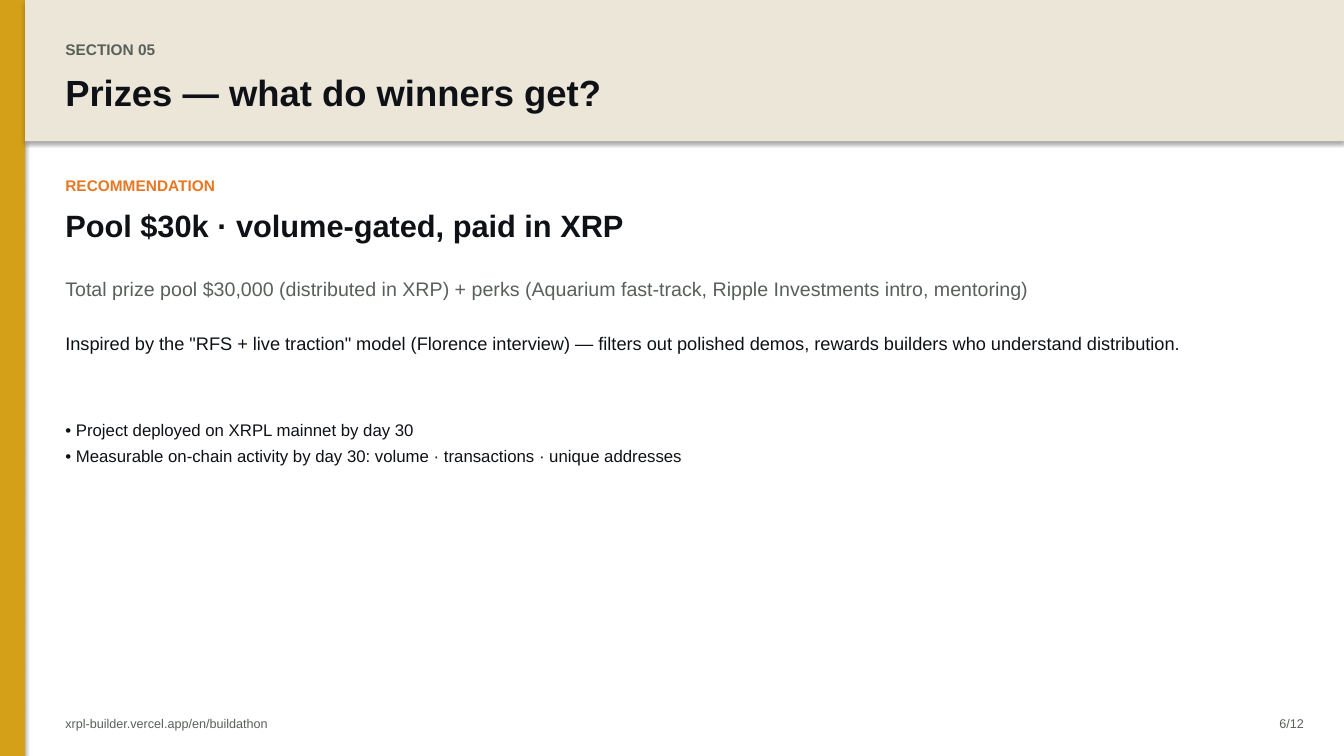
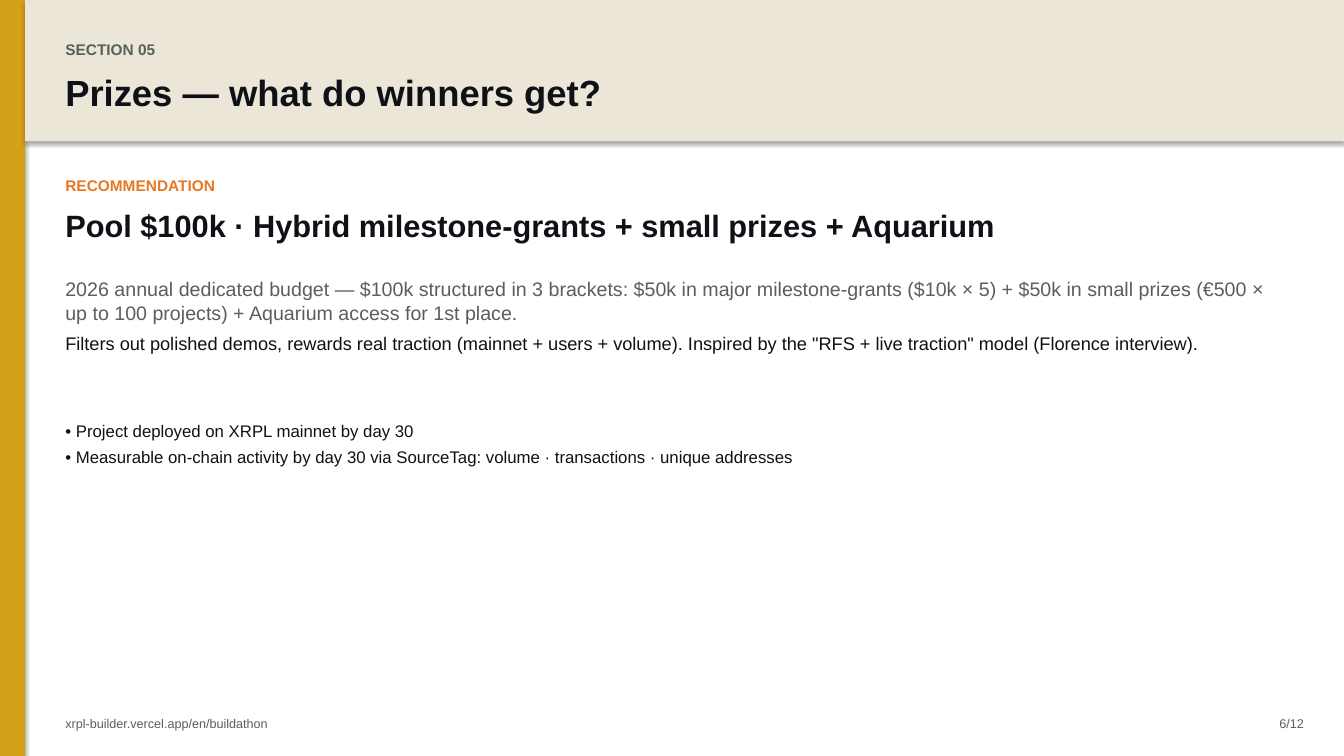
Before and after one commit to AurelienBg/xrpl-builder, a slide deck: slide 7 of buildathon-deck-en.pptx. Drawn at 1344x756 pixels with LibreOffice and Linux fonts; fonts in the diff are those of the drawing. Boxes give left, top, right and bottom in pixels: in the first picture for what was removed or moved away, otherwise in the second. Text is boxed around its words. In the diff, an @@ line names an element or a change of style, - is before the commit and + after.

Commit message:
feat(buildathon): apply comité decisions May 13, 2026
Major refactor across Sections 00, 01, 04, 05, 11, 12 + regenerate .pptx decks.

Section 01 (Name):
- Main proposal: "Buildathon 30^x" (was "Building zone")
- "Building zone" removed entirely from the alternatives
- "Buildathon 30x30" removed (became 30^x as main)
- Remaining alternatives: Buildathon (generic) · ChallengeX

Section 04 (Registry):
- Added realistic ambition target to green banner: "a few hundred to ~1000 users" per project on mainnet by day 30
- Decision attribution: committee May 13, 2026

Section 05 (Prizes) — full refonte:
- Pool $100k (was $30k) · 2026 annual budget
- Hybrid structure (3 brackets):
  - 5 major milestone-grants $10k each = $50k (structure: $3k upfront + $3k at M1 / 3mo + $4k at M2 / 6mo)
  - Up to 100 small prizes × €500 = $50k (no hard cap, pool-bounded)
  - Aquarium access for the 1st major prize (perk, no extra cash)
- Live-traction gate maintained (mainnet + on-chain via SourceTag day 30)
- Old "Pool $30k volume-gated" structure preserved in Alternatives

Section 00 (Synthesis):
- New green block "Parcours XRPL Commons" placing the Buildathon in context:
  Academy (academy.xrpl-commons.org) → Buildathon 30^x → Aquarium → Startup Studio (coming soon)
- Content produced during the Buildathon feeds back into the Academy
- Perpetual Hackathon flagged as distinct future project (not 2026 edition)

Section 11 (Inspiration):
- Solana Colosseum row enriched with Eternal (perpetual variant) sub-mention
- Frontier and Eternal both listed as inspiring models for XRPL Commons

Section 12 (Variant 1):
- Completely rewritten with comité-decided parameters:
  - Buildathon 30^x · Hybrid milestone-grants + XRPL Commons journey
  - $100k pool · 1 FTE · low overhead (~$120-150k all-in 1st edition)
  - Open (not curated) · target a few hundred → 1000 users
  - Weekly ship cadence + Commons amplification + IRL Commons House
  - Path integration: content → Academy, top 1 → Aquarium, suite → Startup Studio
- Variants 2 (Colosseum-pure) and 3 (Builders Cohort) preserved as alternatives

Decks regenerated:
- buildathon-deck.pptx (FR)
- buildathon-deck-en.pptx (EN)

FR + EN mirrored everywhere.

```diff
--- a/buildathon-deck-en.pptx
+++ b/buildathon-deck-en.pptx
@@ text at [65, 214, 994, 242]: text changed @@
-Pool $30k · volume-gated, paid in XRP
+Pool $100k · Hybrid milestone-grants + small prizes + Aquarium
@@ text at [65, 281, 1246, 324]: text changed @@
-Total prize pool $30,000 (distributed in XRP) + perks (Aquarium fast-track, Ripple Investments intro, mentoring)
+2026 annual dedicated budget — $100k structured in 3 brackets: $50k in major milestone-grants ($10k × 5) + $50k in small prizes (€500 × up to 100 projects) + Aquarium access for 1st place.
@@ text at [65, 336, 1198, 354]: text changed @@
-Inspired by the "RFS + live traction" model (Florence interview) — filters out polished demos, rewards builders who understand distribution.
+Filters out polished demos, rewards real traction (mainnet + users + volume). Inspired by the "RFS + live traction" model (Florence interview).
@@ text at [76, 451, 792, 467]: text changed @@
-• Measurable on-chain activity by day 30: volume · transactions · unique addresses
+• Measurable on-chain activity by day 30 via SourceTag: volume · transactions · unique addresses
```
Also in this commit, not shown: 4 other slides changed, 3 other files.
